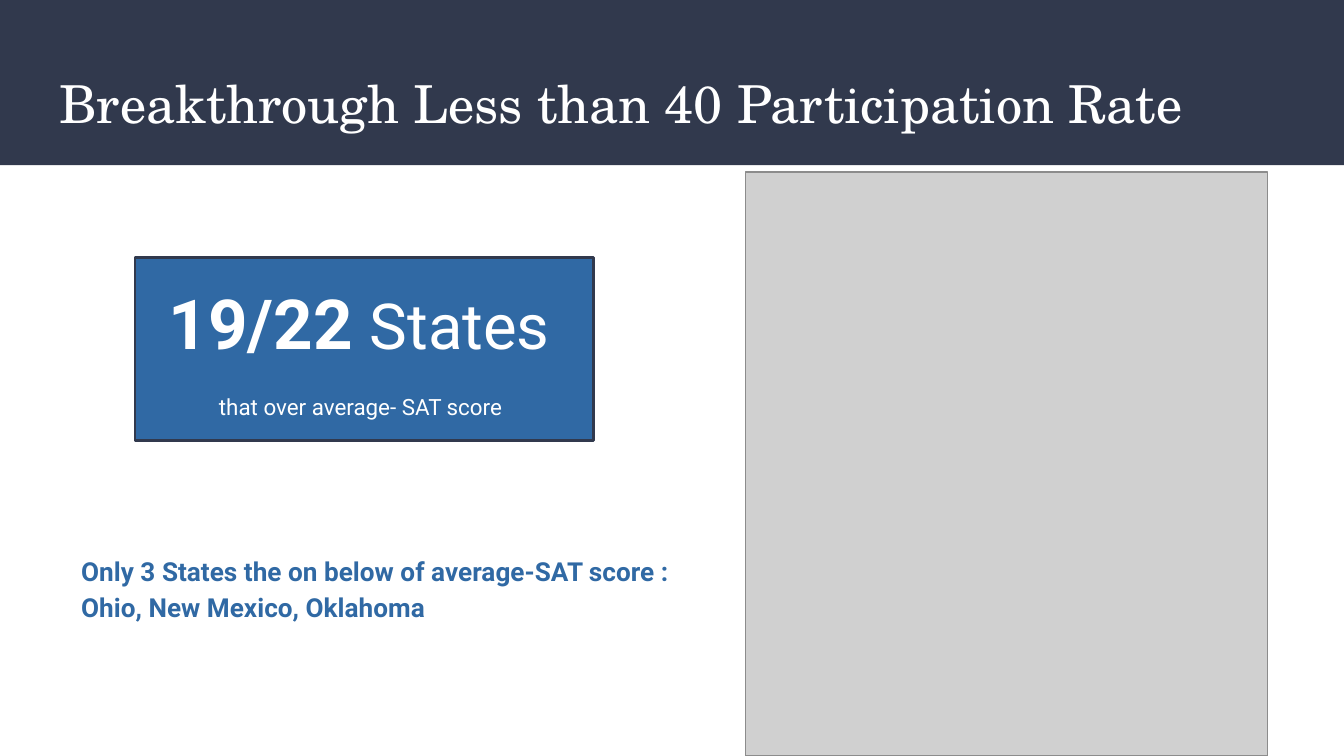
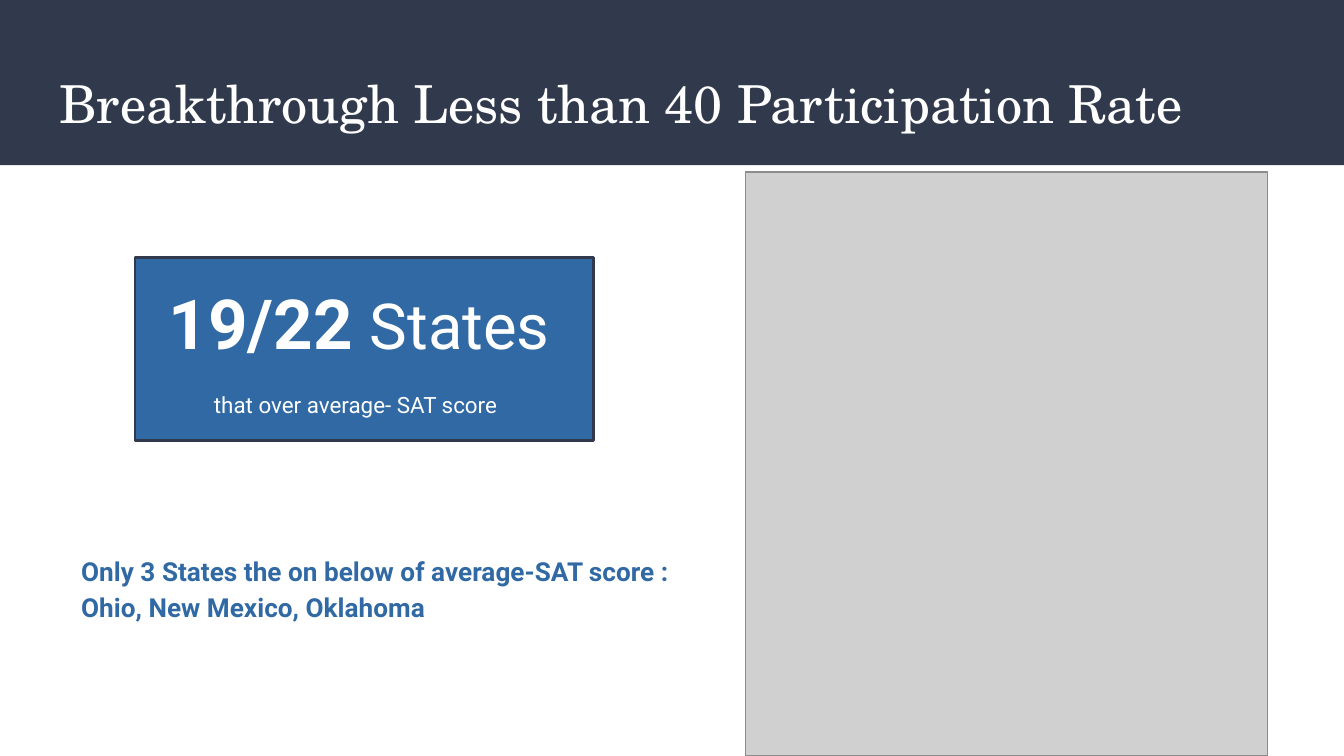
Before and after one commit to iffan20/Project_01, a slide deck: slide 5 of Project_Presentation.pptx. Drawn at 1344x756 pixels with LibreOffice and Linux fonts; fonts in the diff are those of the drawing; grey boxes stand for pictures. Boxes give left, top, right and bottom in pixels: in the first picture for what was removed or moved away, otherwise in the second. Text is boxed around its words. In the diff, an @@ line names an element or a change of style, - is before the commit and + after.

```diff
--- a/Project_Presentation.pptx
+++ b/Project_Presentation.pptx
@@ text "that over average- SAT score": place and size @@
-text "that over average- SAT score" at [219,398,502,420]
+text "that over average- SAT score" at [214,396,497,418]
```
Also in this commit, not shown: 1 other slide changed, 1 other file.
